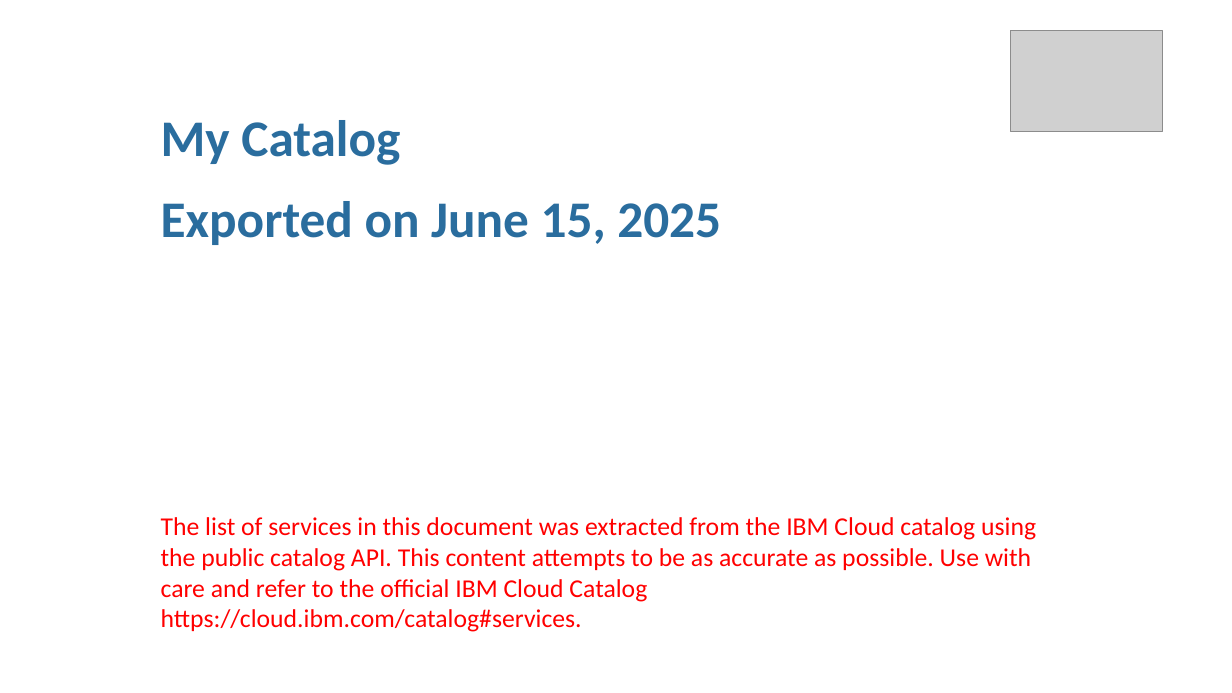
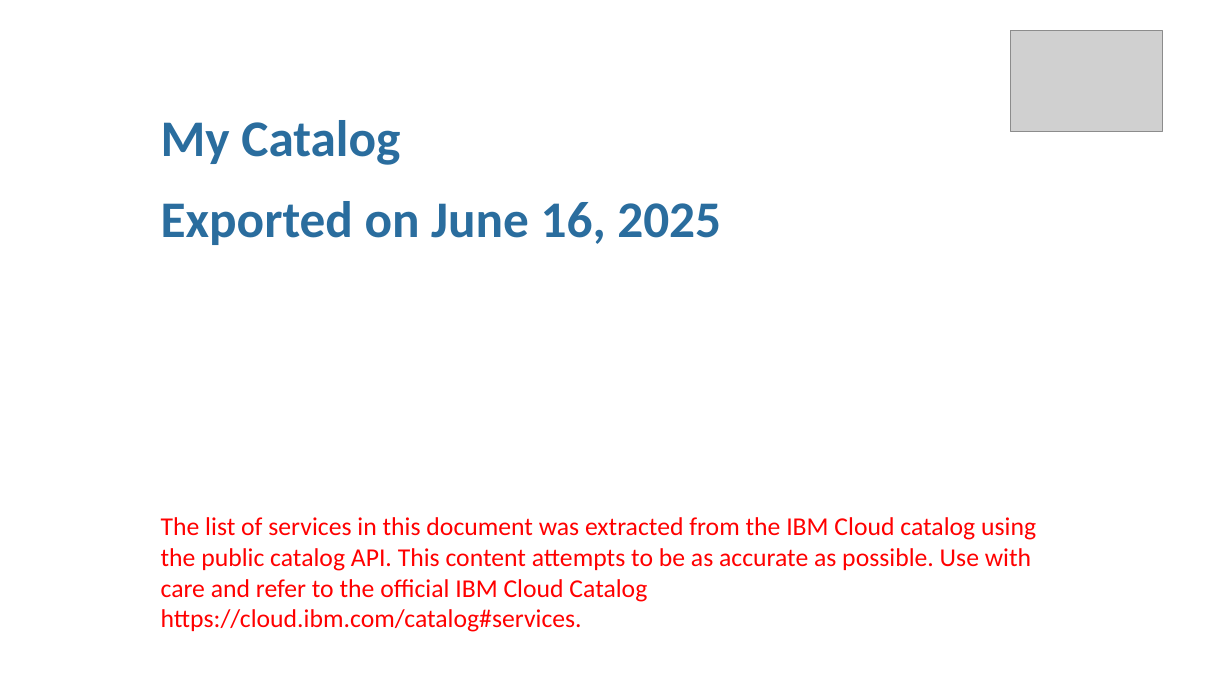
Before and after one commit to l2fprod/mycatalog, a slide deck: slide 1 of docs/generated/mycatalog.pptx. Drawn at 1232x693 pixels with LibreOffice and Linux fonts; fonts in the diff are those of the drawing; grey boxes stand for pictures. Boxes give left, top, right and bottom in pixels: in the first picture for what was removed or moved away, otherwise in the second. Text is boxed around its words. In the diff, an @@ line names an element or a change of style, - is before the commit and + after.

```diff
--- a/docs/generated/mycatalog.pptx
+++ b/docs/generated/mycatalog.pptx
@@ text at (161,201,721,245): text changed @@
-Exported on June 15, 2025
+Exported on June 16, 2025
```
Also in this commit, not shown: 8 other files.
